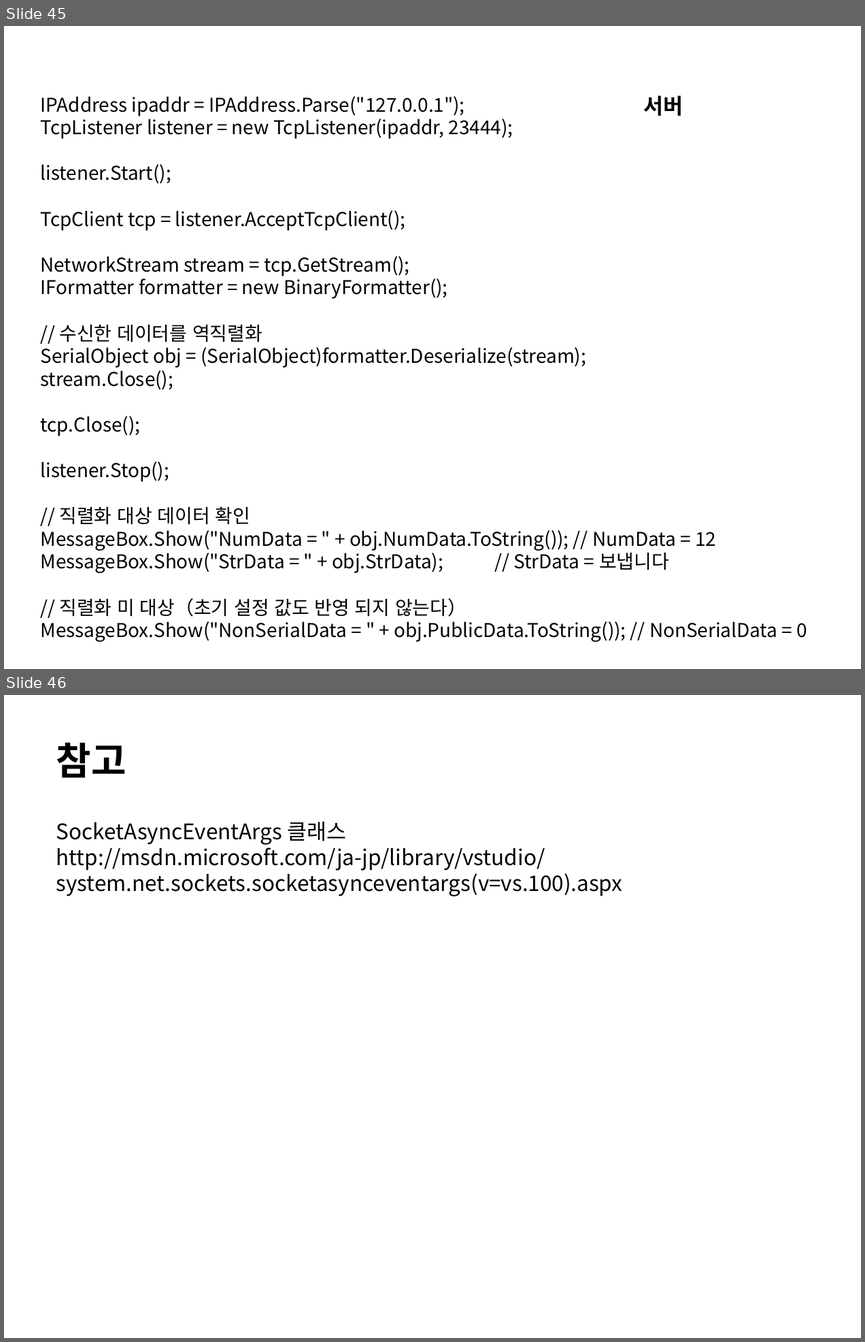
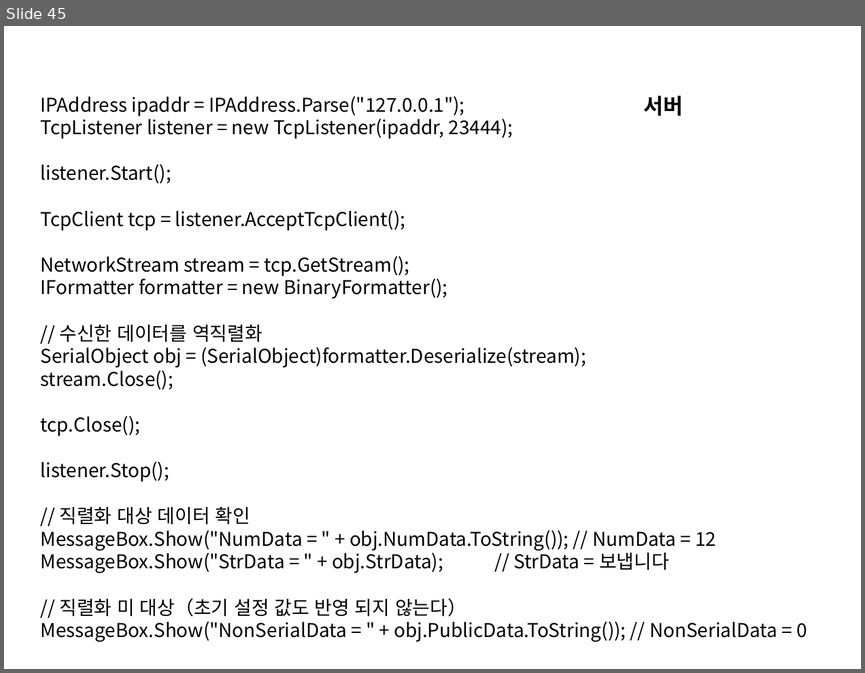
Before and after one commit to cuongdodinh/CSharp-Beginners-Guide, a slide deck: 닷넷 네트워크 프로그래밍.pptx. Shown one above the other, each under a label of ours: slides 45 and 46 before the commit, slide 45 after it. The pictures are 865x1342 and 865x673 pixels, drawn with LibreOffice and Linux fonts; fonts in the diff are those of the drawing. Boxes give left, top, right and bottom in pixels: in the first picture for what was removed or moved away, otherwise in the second. Text is boxed around its words. In the diff, an @@ line names an element or a change of style, - is before the commit and + after.

```diff
--- a/닷넷 네트워크 프로그래밍.pptx
+++ b/닷넷 네트워크 프로그래밍.pptx
@@ slide 46 removed at (4,695,861,1338), background #FFFFFF @@
@@ text removed at (56,743,126,778) @@
-참고
@@ text removed at (56,821,623,896) @@
-SocketAsyncEventArgs 클래스
-http://msdn.microsoft.com/ja-jp/library/vstudio/system.net.sockets.socketasynceventargs(v=vs.100).aspx
```
Also in this commit, not shown: 2 other files.
